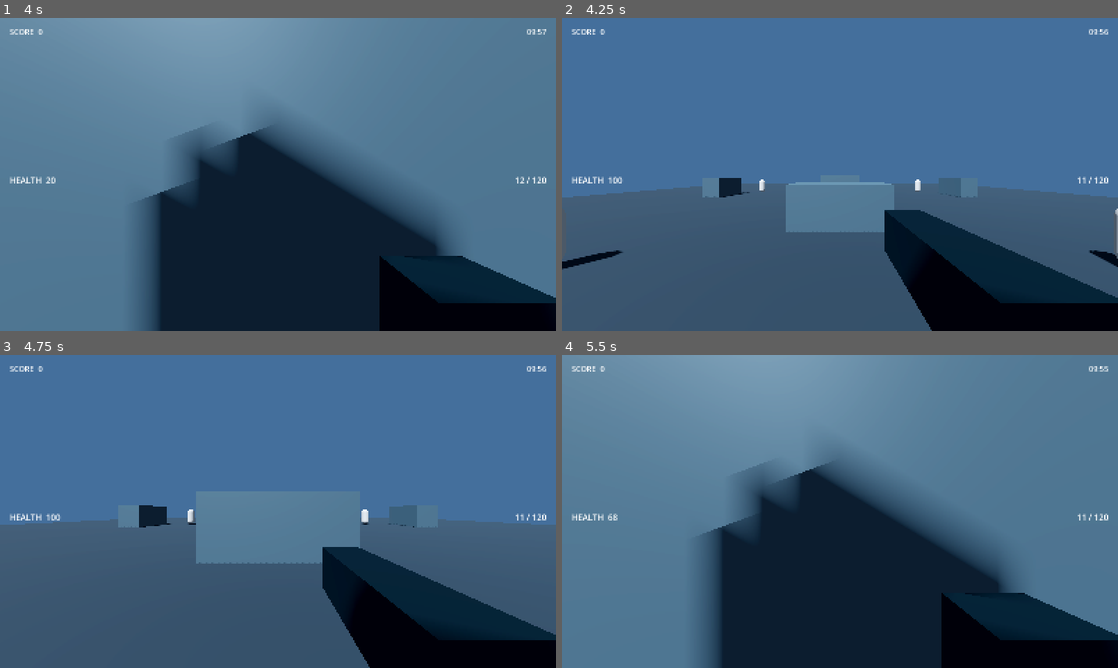
Above: before the commit, frames 1-4 (two rows, left to right).
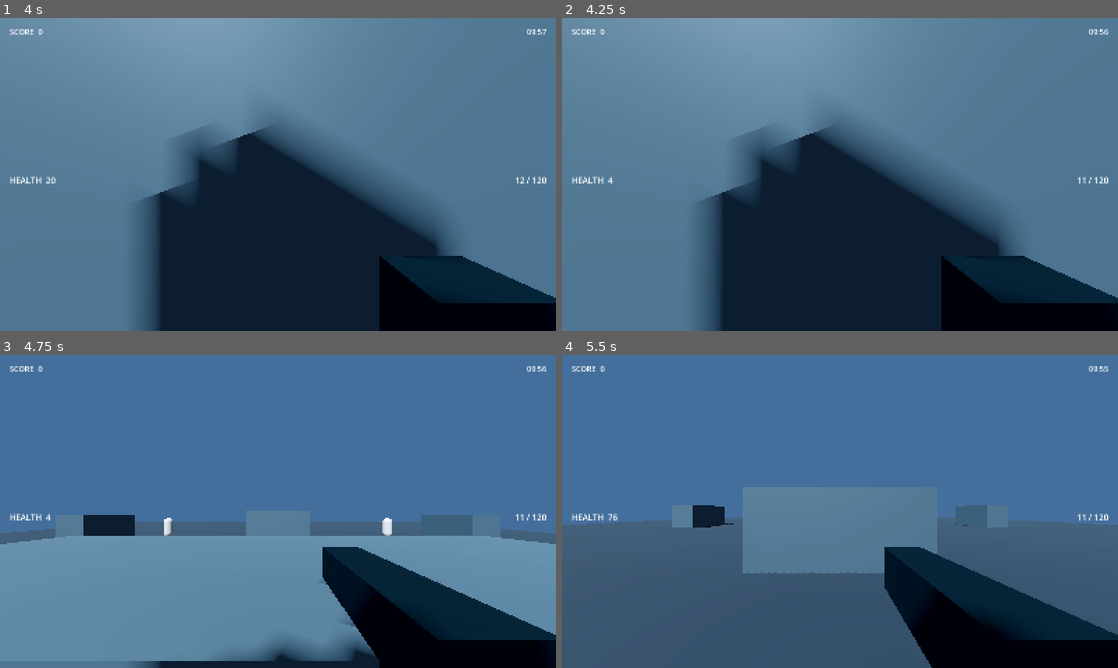
Above: after the commit, the same moments.

Repository: HazelTheSquirrel/Grimholt-Test
Game: Godot game, scene res://scenes/main.tscn
The game is run twice, just before and just after one commit, with the same random seed, the same clock (stepped at 60 frames per second) and the same inputs.
Inputs (mouse positions are in pixels of both pictures, inside the frame that each line leads up to):
- Up to frame 1 (4 s): tap Enter at 0.5, 3.6 s; move the mouse to (305, 174) at 0.52 s; press the mouse at (305, 174) at 0.53 s; hold W (move_forward) from 0.53 s (still down); tap Space (jump) at 0.77, 1.52, 2.75, 3.02, 3.77 s; move the mouse to (250, 174) at 1.27 s; release the mouse at (250, 174) at 1.28 s; click (250, 174) at 1.35 s; move the mouse to (289, 168) at 2.02 s; press the mouse at (289, 168) at 2.03 s; tap Ctrl at 2.1 s; move the mouse to (272, 180) at 2.77 s; release the mouse at (272, 180) at 2.78 s; tap C at 2.85 s; click (272, 180) at 3.05 s; move the mouse to (316, 177) at 3.52 s; press the mouse at (316, 177) at 3.53 s
- Up to frame 2 (4.25 s): keep holding W (move_forward); tap R (reload) at 4.15 s
- Up to frame 3 (4.75 s): keep holding W (move_forward); move the mouse to (233, 508) at 4.27 s; release the mouse at (233, 508) at 4.28 s; tap Keypad Enter at 4.35 s; tap Space (jump) at 4.52 s; click (233, 508) at 4.55 s
- Up to frame 4 (5.5 s): keep holding W (move_forward); move the mouse to (845, 511) at 5.02 s; press the mouse at (845, 511) at 5.03 s; tap Tab at 5.1 s

Frame 1 is identical in both runs. In frame 2, 56% of the frame differs, in the area x 0-100%, y 0-100%; in frame 3, 33%; in frame 4, 56%.

Commit message:
Add obstacle steering and line-of-sight checks to arena bots

Diff:
--- a/Grimholt/scripts/ai/arena_bot.gd
+++ b/Grimholt/scripts/ai/arena_bot.gd
@@ -15,37 +15,61 @@
 var _gravity: float = ProjectSettings.get_setting("physics/3d/default_gravity")
 
 func _ready() -> void:
-    health = max_health
-    add_to_group("enemies")
+	health = max_health
+	add_to_group("enemies")
 
 func set_target(value: Node3D) -> void:
-    target = value
+	target = value
 
 func _physics_process(delta: float) -> void:
-    if not is_instance_valid(target):
-        return
-    if not is_on_floor():
-        velocity.y -= _gravity * delta
-    var offset: Vector3 = target.global_position - global_position
-    offset.y = 0.0
-    var distance := offset.length()
-    if distance > 0.01:
-        look_at(Vector3(target.global_position.x, global_position.y, target.global_position.z))
-    if distance > 10.0:
-        velocity.x = offset.normalized().x * move_speed
-        velocity.z = offset.normalized().z * move_speed
-    else:
-        velocity.x = move_toward(velocity.x, 0.0, move_speed * delta * 2.0)
-        velocity.z = move_toward(velocity.z, 0.0, move_speed * delta * 2.0)
-    move_and_slide()
-    _fire_cooldown = maxf(0.0, _fire_cooldown - delta)
-    if distance <= attack_range and _fire_cooldown <= 0.0:
-        _fire_cooldown = fire_interval
-        if target.has_method("take_damage"):
-            target.take_damage(damage, self)
+	if not is_instance_valid(target):
+		return
+	if not is_on_floor():
+		velocity.y -= _gravity * delta
+	var offset: Vector3 = target.global_position - global_position
+	offset.y = 0.0
+	var distance := offset.length()
+	if distance > 0.01:
+		look_at(Vector3(target.global_position.x, global_position.y, target.global_position.z))
+	if distance > 10.0:
+		var direction := _steer_around_obstacles(offset.normalized())
+		velocity.x = direction.x * move_speed
+		velocity.z = direction.z * move_speed
+	else:
+		velocity.x = move_toward(velocity.x, 0.0, move_speed * delta * 2.0)
+		velocity.z = move_toward(velocity.z, 0.0, move_speed * delta * 2.0)
+	move_and_slide()
+	_fire_cooldown = maxf(0.0, _fire_cooldown - delta)
+	if distance <= attack_range and _fire_cooldown <= 0.0 and _has_line_of_sight():
+		_fire_cooldown = fire_interval
+		if target.has_method("take_damage"):
+			target.take_damage(damage, self)
+
+func _steer_around_obstacles(desired: Vector3) -> Vector3:
+	var space := get_world_3d().direct_space_state
+	var origin := global_position + Vector3.UP * 0.9
+	var directions := [desired, (desired + global_transform.basis.x * 0.75).normalized(), (desired - global_transform.basis.x * 0.75).normalized()]
+	for direction in directions:
+		var query := PhysicsRayQueryParameters3D.create(origin, origin + direction * 2.4)
+		query.exclude = [get_rid()]
+		if space.intersect_ray(query).is_empty():
+			return direction
+	return Vector3.ZERO
+
+func _has_line_of_sight() -> bool:
+	if not is_instance_valid(target):
+		return false
+	var origin := global_position + Vector3.UP * 1.45
+	var destination := target.global_position + Vector3.UP * 1.0
+	var query := PhysicsRayQueryParameters3D.create(origin, destination)
+	query.exclude = [get_rid()]
+	var hit := get_world_3d().direct_space_state.intersect_ray(query)
+	return not hit.is_empty() and hit.collider == target
 
 func take_damage(amount: int, attacker: Node = null) -> void:
-    health = maxi(0, health - amount)
-    if health == 0:
-        eliminated.emit(self, attacker)
-        queue_free()
+	if amount <= 0 or health <= 0:
+		return
+	health = maxi(0, health - amount)
+	if health == 0:
+		eliminated.emit(self, attacker)
+		queue_free()
